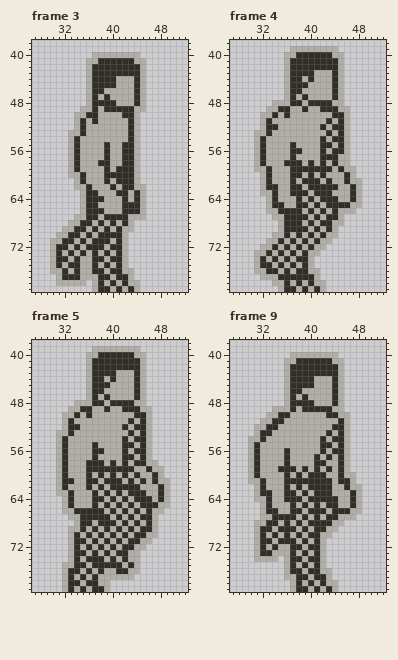
Pixel-art file -- support/Seraphina-walk.aseprite. Above: the version before the commit.
80x80 pixels, 12 frames. Shown: frame 3: x 27..52, y 38..79; frame 4: x 27..52, y 38..79; frame 5: x 27..52, y 38..79; frame 9: x 27..52, y 38..79. The commit also changed other frames, which this record leaves out.
The same view after the edit:
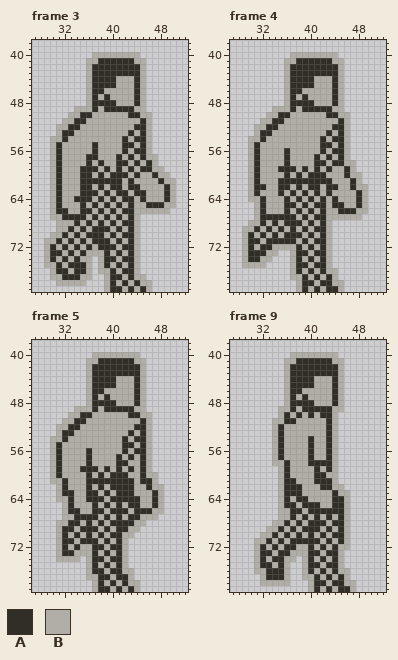
Palette (. is transparent): A #302e27  B #b0aea7
Message: Moved Walk Sprites Again and Increased Jump Height
Changes in this commit:
Changed rows in their new state; - is an unchanged pixel.
Frame 3, layer "B&W":
first column x 29:
49 -----B----------------
50 ----B-A-B----B-ABB----
51 ---BBA--B-----B-AB----
52 --BBAAB-------BAAB----
53 --BAA-B---------AB----
54 -BBA-B-------ABAAB----
55 -BAB-B--A-B-----AB----
56 -BAB-B--A-B---BAAB----
57 -BAB-B-AA-B-AB--ABB---
58 -BAB-B-A--B-A-BABAB---
59 -BAB-BAAA----B--AABB--
60 -BAB---A-AB---BABBABB-
61 -BABB--AAA-A-B--BBBABB
62 -BABB-A--A--AB-A-BBBAB
63 -BABBBA---A-----ABBBAB
64 -BABBAA-B--A--ABABBBAB
65 -BABBBAB--A-AB-B-AAABB
66 -BAABBA-B--A---B-BBBB-
67 -BBAAAAB---B-BA-.-----
68 --BB-AB-------AB------
69 --B-AB---A----AB------
70 -B-AB---A-B-BAAB------
71 B-AB----------AB------
72 BAB-----B-A-BAAB------
73 BA------B-----AB------
74 BAB-----.BA-BAAB------
75 B-----A-.-----AB------
76 --A---A-.B--BAAB------
77 -B------..BA-BABB-----
78 --------..-----ABB----
79 --------..BA----AB----
Frame 4, layer "B&W":
first column x 29:
39 --------........-----
40 -------.-BBBBBB-.----
41 --------B------B-----
43 ------------AAA------
44 ----------A----------
45 -----------A---------
48 -----..---A-BBBA-----
49 ----.-BBA--AA--B-.---
50 ---.-BA-------A-B----
51 ----BAA-------B------
52 --B----------B-------
53 ---A-----------------
54 -B-------------------
55 -BAB----B------------
56 -BAB---ABB-----------
57 -BAB---AB---AB-BA----
58 -BAB----BB-BA---A-B--
59 -BA-B-AA-B-B-B--BA---
60 -BA-B--AB---A------B-
61 -BA-B-AA-A---A---BA--
62 -BAABBAAB----B------B
63 -BA--BA--B---B----BAB
64 -BBA-B-A------B---BAB
65 --BA-BBAAB---AB--B-AB
66 --BA--B-B------BAAABB
67 --BAAAA--B---ABB-BBB-
68 -BBABA--------B..----
69 BBABABAB-B---AB.-----
70 BABABA--A------.-----
71 BAABAA-A-----A-------
72 BABAAB-B-----AB------
73 BAAAB-..BA--AAB------
74 BAAB-...--BABAB------
75 BB-B....BA--AAB------
76 --......--BA-ABB-----
77 ---.....BB-BABAB-----
78 -----....BA--AABB----
79 ------...-----AAB----
Frame 5, layer "B&W":
first column x 30:
39 -------........-----
40 ------.-BBBBBB-.----
41 -------B------B-----
43 -----------AAA------
44 ---------A----------
45 ----------A---------
48 ----..---A-BBBA-----
49 ---.-BBA--AA--B-.---
50 --.-BA-------A-B----
51 ---BAA-------B------
52 -B----------B-------
53 --A-----------------
54 B-------------------
55 BAB----B------------
56 BAB---ABB-----------
57 BAB---AB---AB-------
58 BAB----BB-BA--B--.--
59 BAB--A--B-B-B--AB..-
60 BAB--------A--BA-B.-
61 B--B----A---A---AB..
62 --------------B-A-B.
63 --A---A-----A-BB-AB.
64 -B----A----A-A-BBAB.
65 --------------ABB--.
66 ---A-BB----A---A----
67 --B-A---B-----ABB---
68 -BBAAB---B-A-AB-..--
69 -BAA--A-----AB-...--
70 -BA--------AB-....--
71 -BAAB-A------....---
72 -BA---BA---AB...----
73 -BAABB------B..-----
74 -BB-B.B----AB..-----
75 --....--B-B--..-----
76 --....BA--A-B-.-----
77 --....-BAA-AA-------
78 --.....BA-ABABB-----
79 --.....B-ABABAB-----
Frame 9, layer "B&W":
first column x 30:
49 ----.--------------
50 ---..B--A-A-A-B..--
51 --..BBAA-----A-..--
52 -...BA-------AB..--
53 -...-A---------..--
54 ....-A----A-BAB..--
55 ....-A----A-B--..--
56 ....-AB---A-BAB..--
57 ....-AB---AB---..--
58 ....------A--A-..--
59 .....B-B-B-----..--
60 .....---B-B----...-
61 .....---BBB----...-
62 -....--A--BB----...
63 -....---AB-BBBA--..
64 -....--B-ABBBB-A-..
65 --...-A---A--B-A-..
66 --...--------A--B..
67 --...BB-------BA-.-
68 -...B--------BAAB--
69 -..B--B---A-BA-AB--
70 -.B--------BA-AAB--
71 --B---B-A-A--ABAB--
72 ------A-B--BABABB--
73 -----AAB-BA--AAB---
74 --A-AA-B.--BABAB---
75 -BAABA-..BA--AAB---
76 -BBAAA-..--BA-ABB--
77 --BAAA-..B--BABAB--
78 --BBBBB...BA--AABB-
79 -------...-----AAB-
Where, in picture pixels (left, top, right, bottom), the same in both pictures:
changed: (44, 106, 176, 292)
changed: (242, 46, 368, 292)
changed: (50, 346, 170, 592)
changed: (248, 406, 362, 592)
